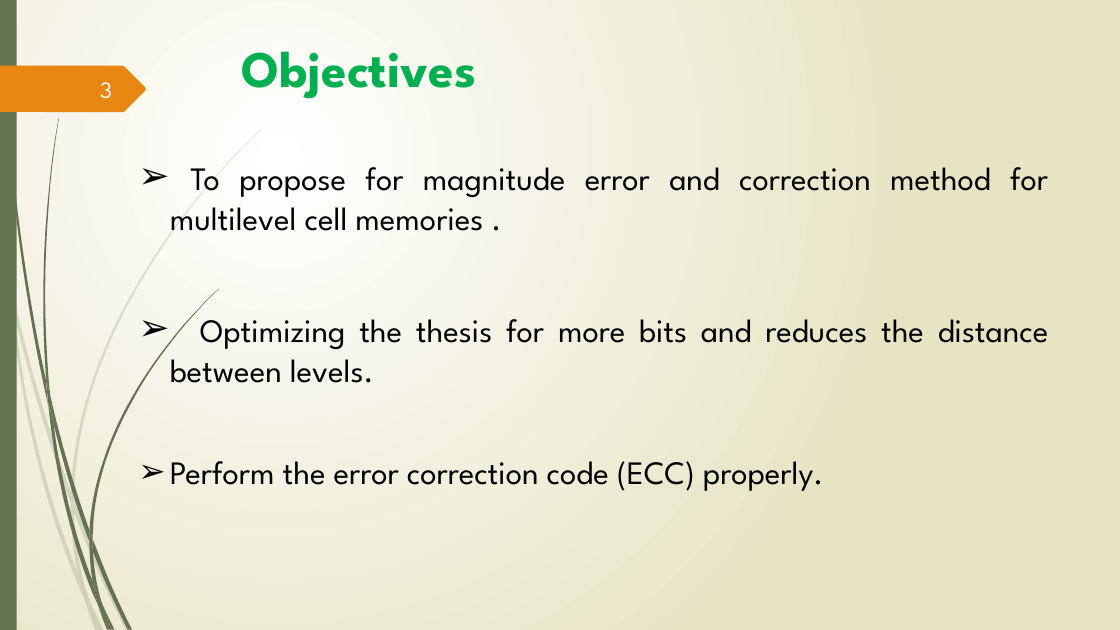
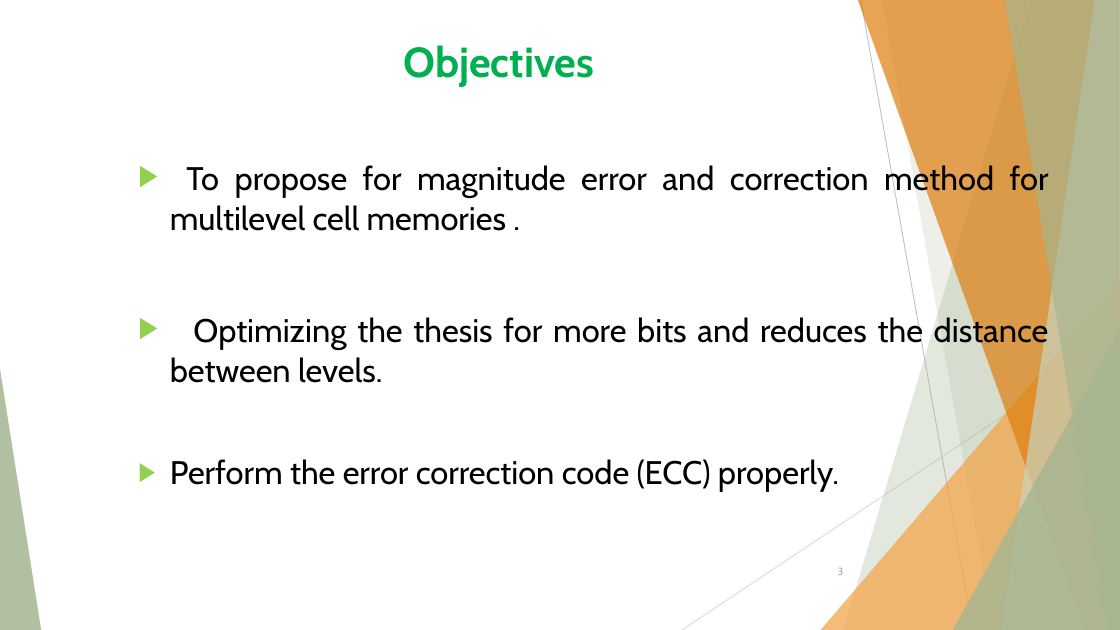
Before and after one commit to Limon49/Thesis, a slide deck: slide 3 of 1607049.pptx. Drawn at 1120x630 pixels with LibreOffice and Linux fonts; fonts in the diff are those of the drawing. Boxes give left, top, right and bottom in pixels: in the first picture for what was removed or moved away, otherwise in the second. Text is boxed around its words. In the diff, an @@ line names an element or a change of style, - is before the commit and + after.

```diff
--- a/1607049.pptx
+++ b/1607049.pptx
@@ background gradient #FFFFFF to #E8E6C4 to #FFFFFF @@
@@ rectangle removed at (0,0,17,630) @@
@@ title "Objectives": place and size @@
-title "Objectives" at (241,51,476,99)
+title "Objectives" at (403,45,593,87)
@@ title "Objectives" at (403,45,593,87): size 44 to 36 pt, font League Spartan to Cabin @@
@@ freeform shape removed at (0,66,146,112) @@
@@ text "To propose for magnitude error ..." at (170,163,1049,492): font League Spartan to Cabin; bullet ➢ to ▶ @@
@@ group added at (0,0,1120,630): 5 freeform shapes, 3 triangles, 2 lines @@
@@ page number: place and size @@
-page number at (100,82,112,99)
+page number at (838,567,844,575)
@@ page number at (838,567,844,575): size 20 to 9 pt, font League Spartan to Cabin, text colour #FEFFFF to #A5B592 @@
@@ group removed at (0,129,262,630): 10 freeform shapes @@
@@ group removed at (3,0,218,630): 12 freeform shapes @@
```
Also in this commit, not shown: 13 other slides changed, 7 slides added, 1 slide removed, 4 other files.
